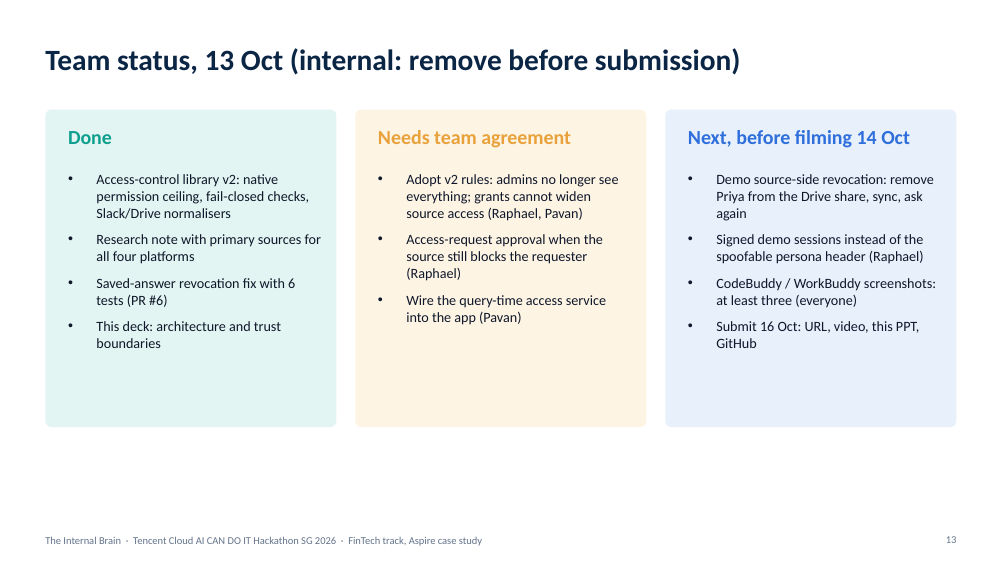
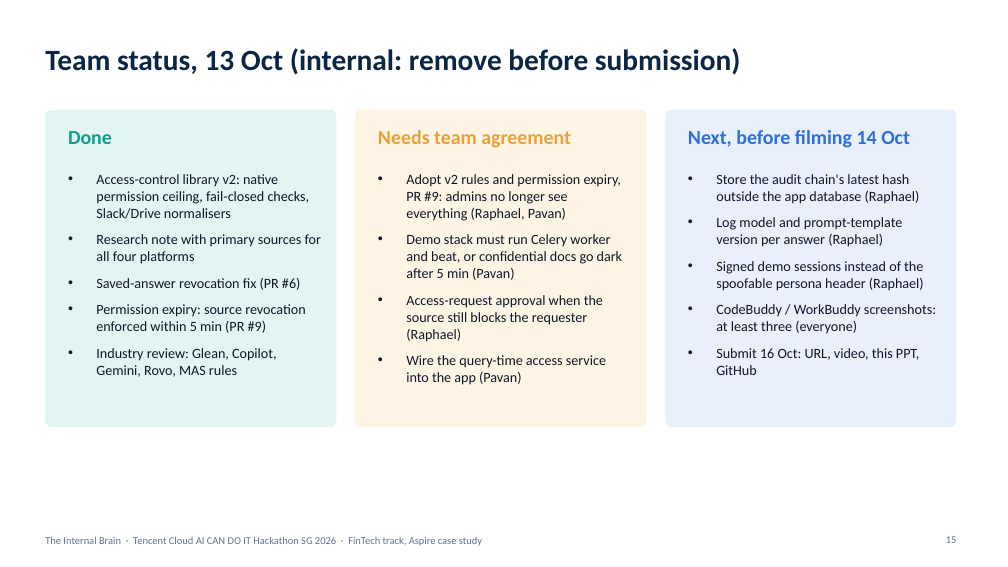
Before and after one commit to pavan2184/tencent-hack, a slide deck: slide 15 of docs/presentations/internal-brain-architecture.pptx (slide 13 before the commit). Drawn at 1008x567 pixels with LibreOffice and Linux fonts; fonts in the diff are those of the drawing. Boxes give left, top, right and bottom in pixels: in the first picture for what was removed or moved away, otherwise in the second. Text is boxed around its words. In the diff, an @@ line names an element or a change of style, - is before the commit and + after.

```diff
--- a/docs/presentations/internal-brain-architecture.pptx
+++ b/docs/presentations/internal-brain-architecture.pptx
@@ text at (406,174,623,280): text changed @@
-• Adopt v2 rules: admins no longer see everything; grants cannot widen source access (Raphael, Pavan)
+• Adopt v2 rules and permission expiry, PR #9: admins no longer see everything (Raphael, Pavan)
+• Demo stack must run Celery worker and beat, or confidential docs go dark after 5 min (Pavan)
@@ text at (716,174,920,247): text changed @@
-• Demo source-side revocation: remove Priya from the Drive share, sync, ask again
+• Store the audit chain's latest hash outside the app database (Raphael)
+• Log model and prompt-template version per answer (Raphael)
@@ text at (96,278,306,377): text changed @@
-• Saved-answer revocation fix with 6 tests (PR #6)
-• This deck: architecture and trust boundaries
+• Saved-answer revocation fix (PR #6)
+• Permission expiry: source revocation enforced within 5 min (PR #9)
+• Industry review: Glean, Copilot, Gemini, Rovo, MAS rules
```
Also in this commit, not shown: 7 other slides changed, 2 slides added, 3 other files.
